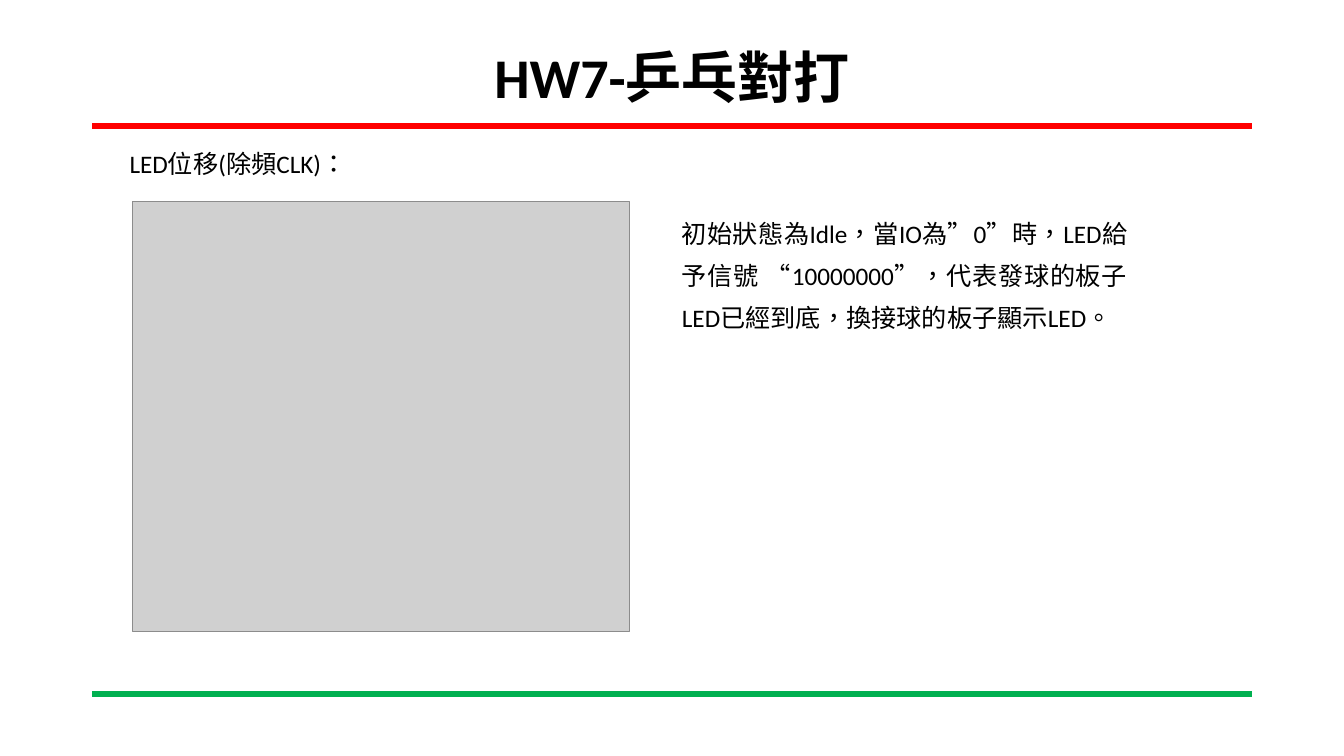
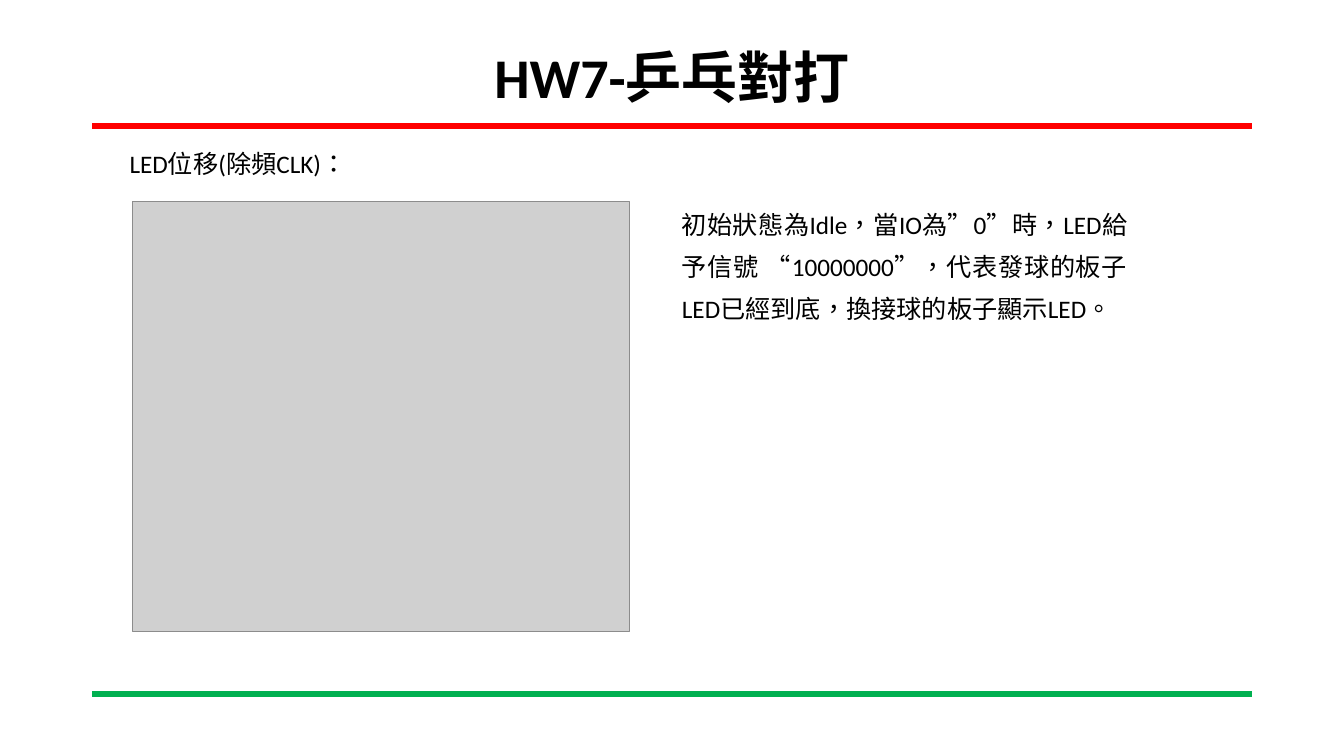
Before and after one commit to CCH147/FPGA_Course, a slide deck: slide 4 of HW7/HW7_pingpong_connect.pptx. Drawn at 1344x756 pixels with LibreOffice and Linux fonts; fonts in the diff are those of the drawing; grey boxes stand for pictures; background and template pictures are left out. Boxes give left, top, right and bottom in pixels: in the first picture for what was removed or moved away, otherwise in the second. Text is boxed around its words. In the diff, an @@ line names an element or a change of style, - is before the commit and + after.

```diff
--- a/HW7/HW7_pingpong_connect.pptx
+++ b/HW7/HW7_pingpong_connect.pptx
@@ text "初始狀態為Idle，當IO為”0”時，LED給予信號 “10000000”，代表發球的板子LED已經到底，換接球的板子顯 ...": place and size @@
-text "初始狀態為Idle，當IO為”0”時，LED給予信號 “10000000”，代表發球的板子LED已經到底，換接球的板子顯 ..." at box(682, 221, 1127, 329)
+text "初始狀態為Idle，當IO為”0”時，LED給予信號 “10000000”，代表發球的板子LED已經到底，換接球的板子顯 ..." at box(682, 212, 1127, 320)
```
Also in this commit, not shown: 1 other file.
